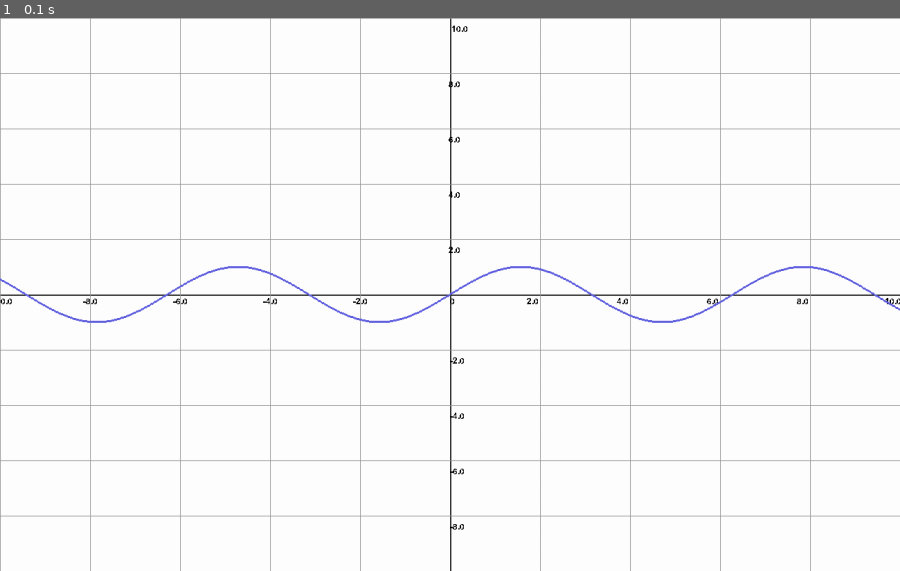
Above: before the commit, frame 1.
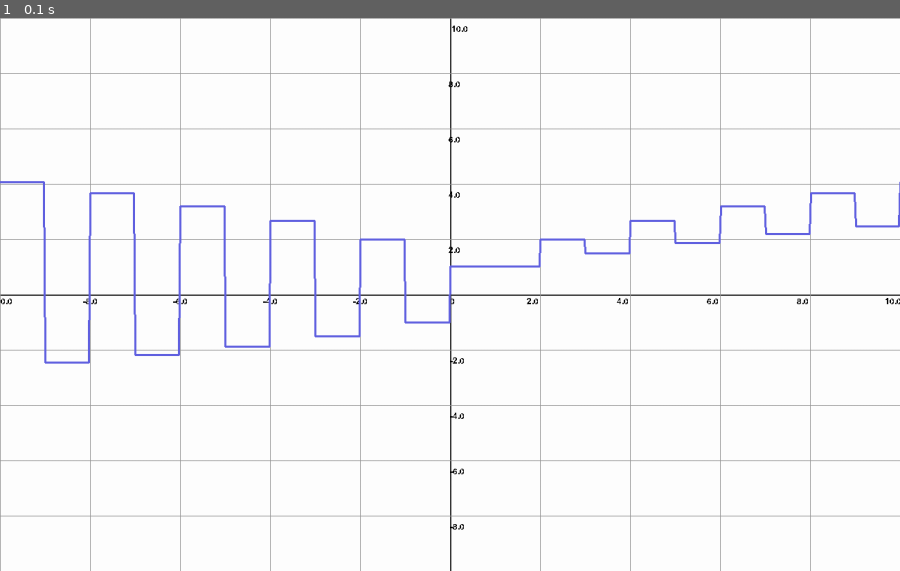
Above: after the commit, the same moment.

Repository: mickaelrei/pygame
Game: pygame game, started from graph.py
The game is run twice, just before and just after one commit, with the same random seed, the same clock (stepped at 60 frames per second) and the same inputs.
Inputs:
- Up to frame 1 (0.1 s): no input

The runs differ from the first frame. In frame 1, 1.9% of the frame differs, in the area x 0-100%, y 29-63%.

Commit message:
Deleted old code

Diff:
--- a/graph.py
+++ b/graph.py
@@ -20,15 +20,37 @@
 BLUE = (0, 0, 255)
 GREEN = (0, 255, 0)
 
+# Store previous results to prevent reaching max recursion depth
+l = {}
+
+def unfactorial(x):
+    if -1 < x < 1:
+        return 1
+    if l.get(x):
+        return l[x]
+
+    if x > 0:
+        res = x / unfactorial(x - 1)
+    else:
+        res = x / unfactorial(x + 1)
+    l[x] = res
+    return res
+
+def factorial(x):
+    if -1 < x < 1:
+        return 1
+    if l.get(x):
+        return l[x]
+
+    if x > 0:
+        res = x * factorial(x - 1)
+    else:
+        res = x * factorial(x + 1)
+    l[x] = res
+    return res
+
 def f(x: float) -> float:
-    try:
-        return math.sin(x)
-    except ZeroDivisionError:
-        return None
-    except ValueError:
-        return None
-    except TypeError:
-        return None
+    return unfactorial(math.floor(x))
 
 def map(n, start1, stop1, start2, stop2):
     return (n - start1) / (stop1 - start1) * (stop2 - start2) + start2
@@ -71,11 +93,6 @@
 # States
 mouseDown = False
 drawLines = True
-'''screenStartX = -10
-screenEndX = 10
-screenStartY = -10
-screenEndY = 10'''
-steps = 75
 numPoints = 1000
 
 while True:
@@ -142,19 +159,12 @@
 
     # Calculate all points
     points: list = []
-    #for i in range(round(graphStartX*steps), round(graphEndX*steps)):
     for i in range(numPoints):
         x = map(i, 0, numPoints-1, -graphDimension - planeOffset.x, graphDimension - planeOffset.x)
-        #x = i/steps
-        y = f(x)
-        if y is None:
+        try:
+            y = f(x)
+        except:
             continue
-
-        # Update highest and lowest Y
-        # if y < lowestY:
-        #     lowestY = y
-        # if y > highestY:
-        #     highestY = y
 
         points.append(Vector2(x, y))
 
